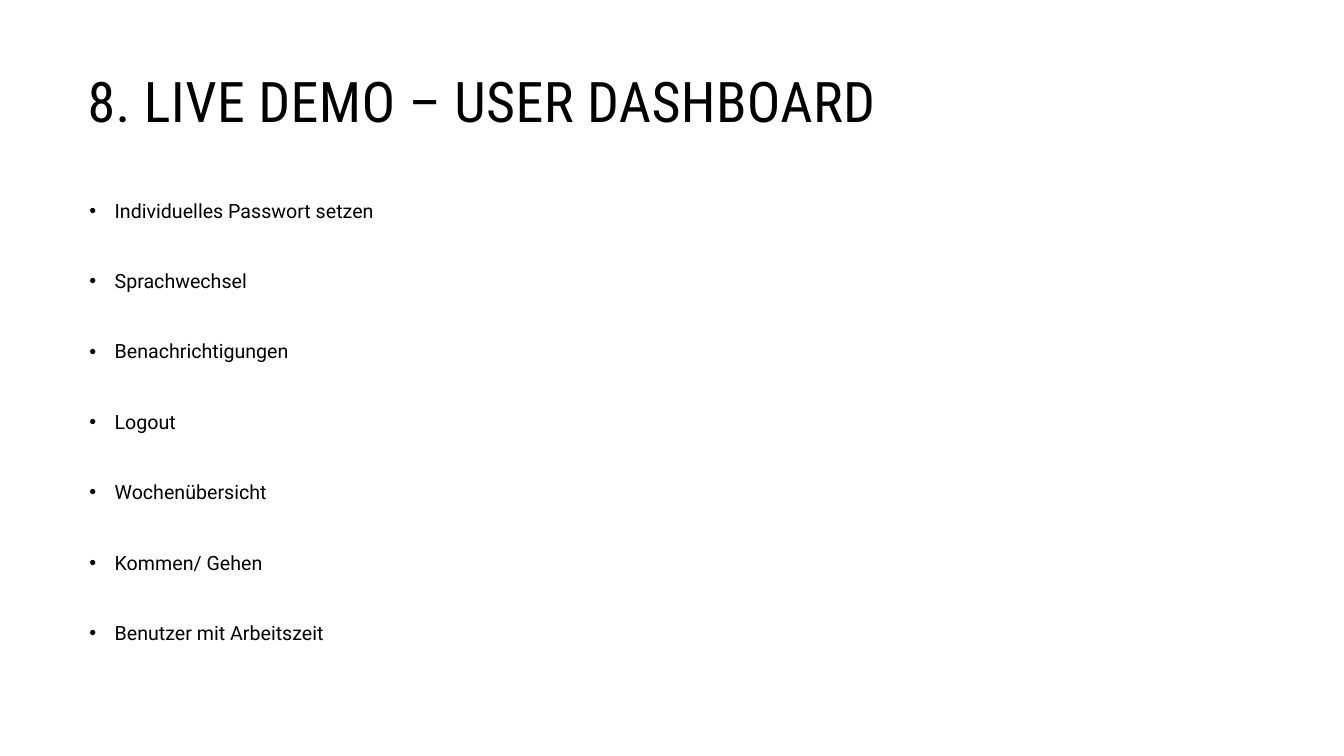
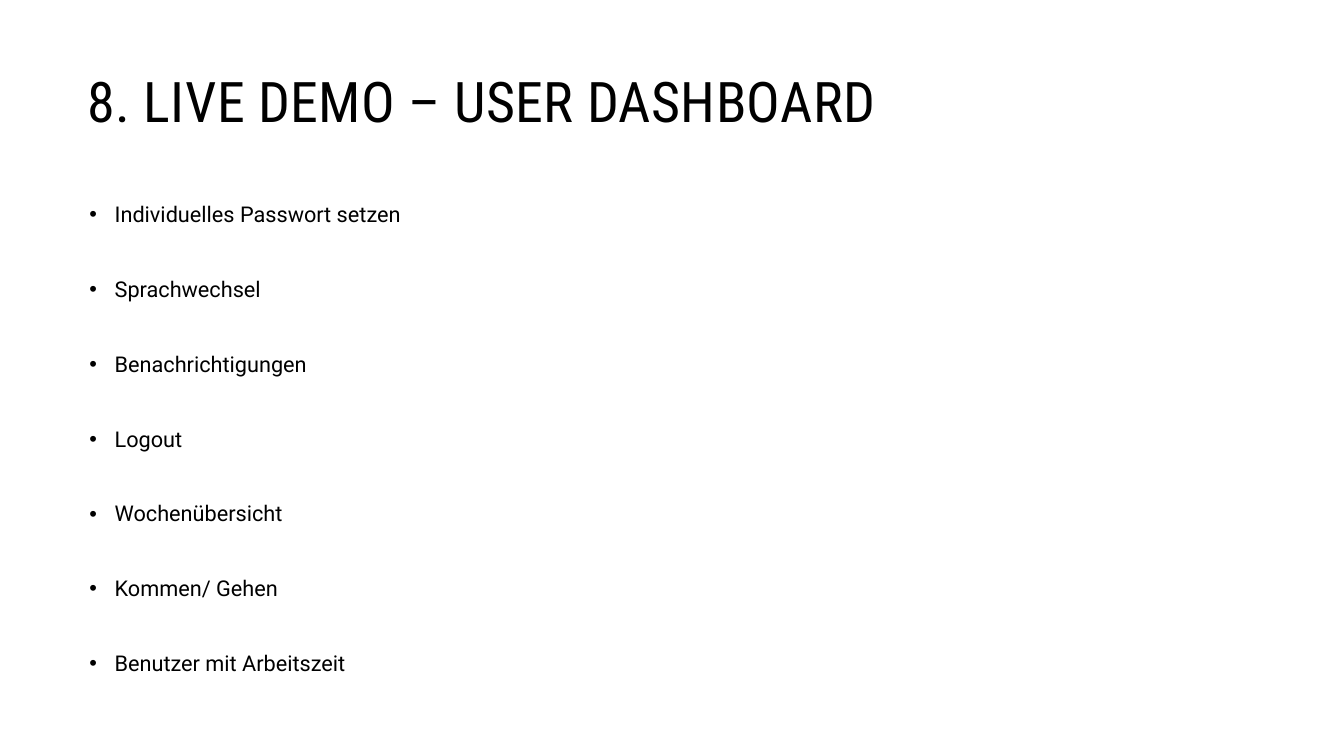
Before and after one commit to malu254/Eifrige-Otter-PM, a slide deck: slide 23 of Abgabe/Dokumentation/Präsentation.pptx. Drawn at 1344x756 pixels with LibreOffice and Linux fonts; fonts in the diff are those of the drawing. Boxes give left, top, right and bottom in pixels: in the first picture for what was removed or moved away, otherwise in the second. Text is boxed around its words. In the diff, an @@ line names an element or a change of style, - is before the commit and + after.

```diff
--- a/Abgabe/Dokumentation/Präsentation.pptx
+++ b/Abgabe/Dokumentation/Präsentation.pptx
@@ text "Individuelles Passwort setzen" at [115,205,401,672]: size 14 to 15.5 pt @@
```
Also in this commit, not shown: 18 other slides changed, 1 other file.
